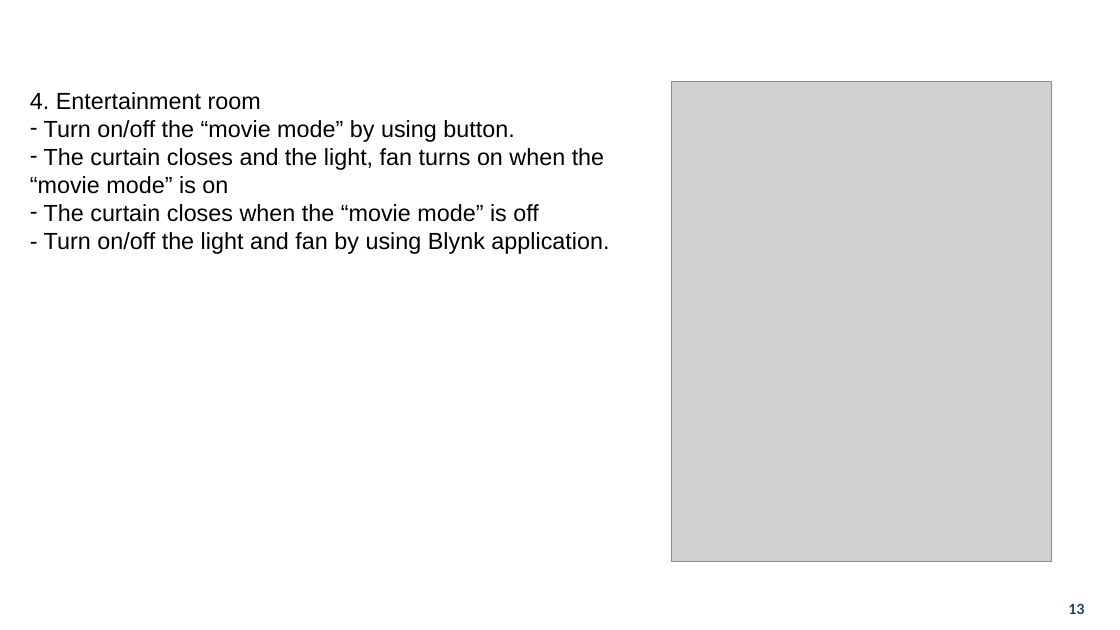
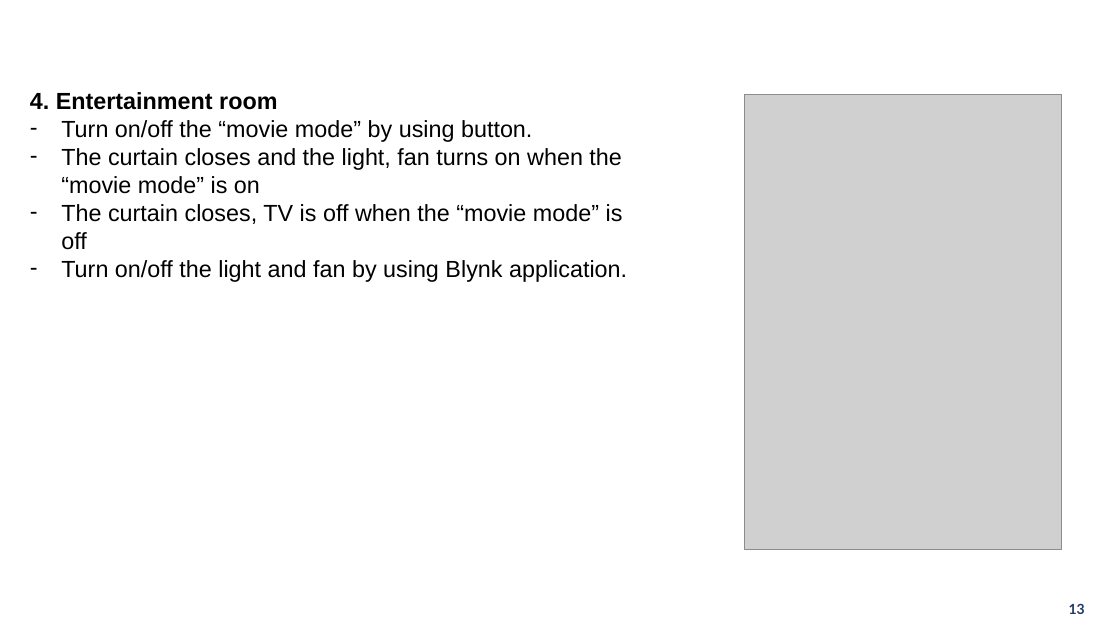
Before and after one commit to ndmbka2k/DATN, a slide deck: slide 13 of POWERPOINT/GraduationThesis_pp.pptx. Drawn at 1120x630 pixels with LibreOffice and Linux fonts; fonts in the diff are those of the drawing; grey boxes stand for pictures; background and template pictures are left out. Boxes give left, top, right and bottom in pixels: in the first picture for what was removed or moved away, otherwise in the second. Text is boxed around its words. In the diff, an @@ line names an element or a change of style, - is before the commit and + after.

```diff
--- a/POWERPOINT/GraduationThesis_pp.pptx
+++ b/POWERPOINT/GraduationThesis_pp.pptx
@@ text at (30,92,621,194): bold on in "4. Entertainment room"; indent changed @@
@@ picture: place and size @@
-picture at (672,82,1052,561)
+picture at (745,94,1063,549)
@@ text at (61,204,627,282): text changed @@
-– The curtain closes when the “movie mode” is off
-- Turn on/off the light and fan by using Blynk application.
+– The curtain closes, TV is off when the “movie mode” is off
+– Turn on/off the light and fan by using Blynk application.
```
Also in this commit, not shown: 8 other slides changed, 15 slides removed, 1 other file.
